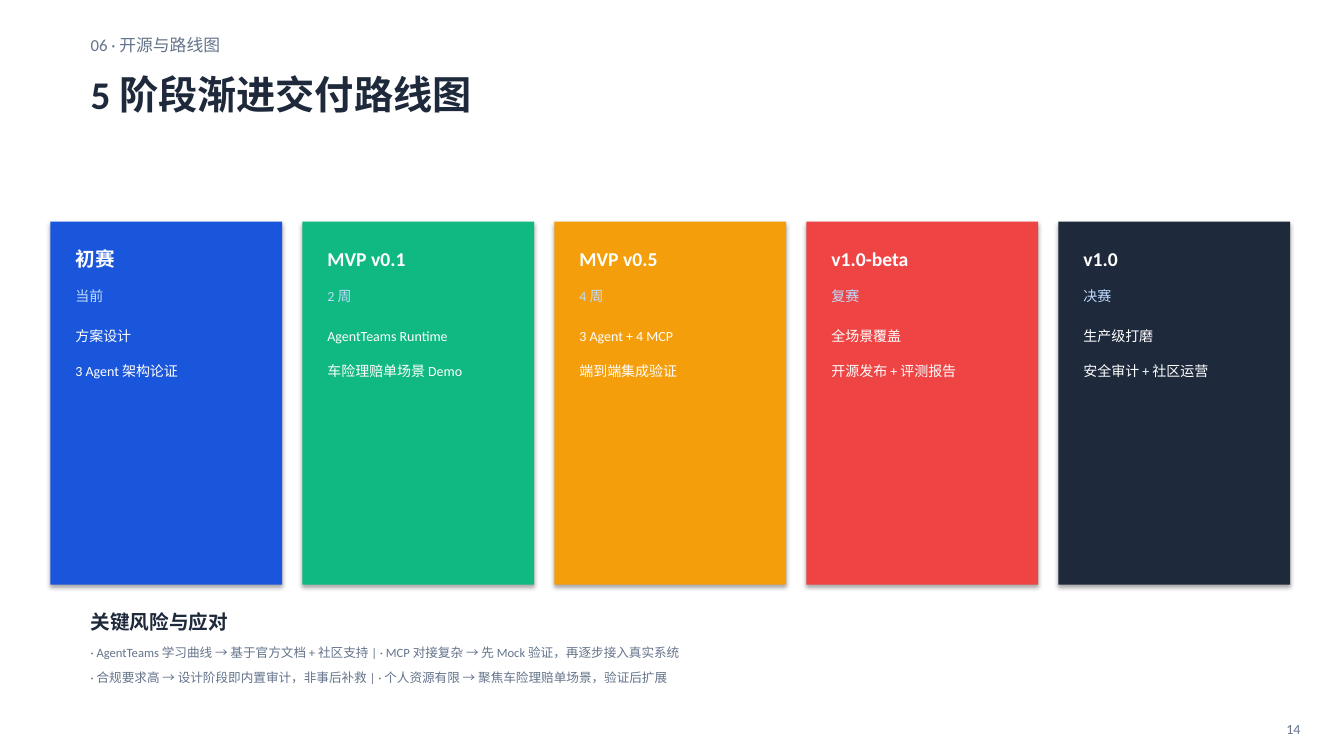
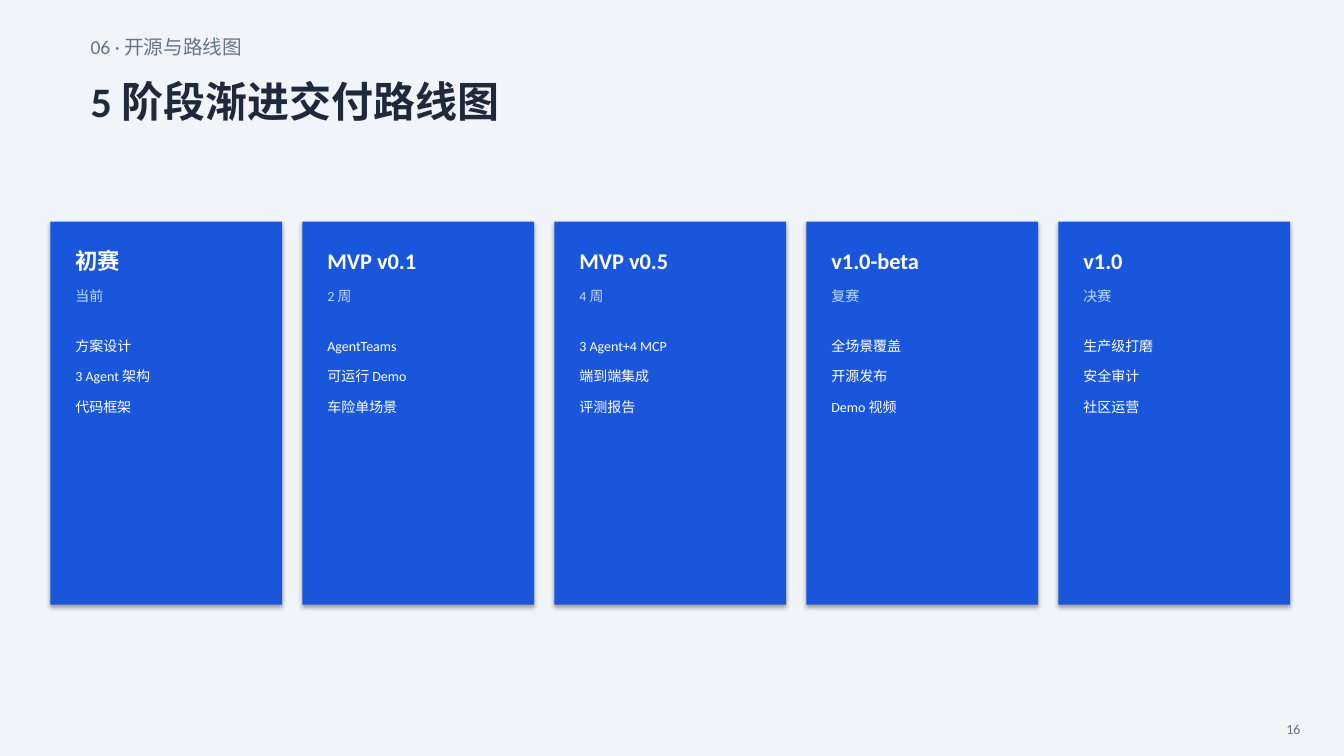
Before and after one commit to 1Adalt/finco-pilot, a slide deck: slide 16 of v2-3agent/FinCopilot初赛方案-3Agent.pptx (slide 14 before the commit). Drawn at 1344x756 pixels with LibreOffice and Linux fonts; fonts in the diff are those of the drawing. Boxes give left, top, right and bottom in pixels: in the first picture for what was removed or moved away, otherwise in the second. Text is boxed around its words. In the diff, an @@ line names an element or a change of style, - is before the commit and + after.

Commit message:
feat: 补强 PPT(19页) + README运行证据 — Skill失败处理/可观测/MCP契约/4项能力

```diff
--- a/v2-3agent/FinCopilot初赛方案-3Agent.pptx
+++ b/v2-3agent/FinCopilot初赛方案-3Agent.pptx
@@ background #FFFFFF to #F1F5F9 @@
@@ text "06 · 开源与路线图" at (91, 37, 242, 56): size 12 to 14 pt @@
@@ text "5 阶段渐进交付路线图" at (91, 81, 499, 121): size 28 to 30 pt @@
@@ rectangle: place and size @@
-rectangle at (50, 222, 282, 585)
+rectangle at (50, 222, 282, 605)
@@ rectangle: place and size @@
-rectangle at (302, 222, 534, 585)
+rectangle at (302, 222, 534, 605)
@@ rectangle at (302, 222, 534, 605): fill #10B981 to #1A56DB @@
@@ rectangle: place and size @@
-rectangle at (555, 222, 786, 585)
+rectangle at (555, 222, 786, 605)
@@ rectangle at (555, 222, 786, 605): fill #F59E0B to #1A56DB @@
@@ rectangle: place and size @@
-rectangle at (807, 222, 1038, 585)
+rectangle at (807, 222, 1038, 605)
@@ rectangle at (807, 222, 1038, 605): fill #EF4444 to #1A56DB @@
@@ rectangle: place and size @@
-rectangle at (1059, 222, 1291, 585)
+rectangle at (1059, 222, 1291, 605)
@@ rectangle at (1059, 222, 1291, 605): fill #1E293B to #1A56DB @@
@@ size 14 to 16 pt in 5 elements at (75, 250, 120, 271), (327, 254, 416, 269), (579, 254, 668, 269), (831, 253, 919, 269), (1083, 254, 1122, 269) @@
@@ text "方案设计": place and size @@
-text "方案设计" at (75, 329, 131, 342)
+text "方案设计" at (75, 339, 131, 352)
@@ text at (327, 342, 396, 354): text changed @@
-AgentTeams Runtime
+AgentTeams
@@ text at (579, 342, 667, 354): spaces changed @@
-3 Agent + 4 MCP
+3 Agent+4 MCP
@@ text "全场景覆盖": place and size @@
-text "全场景覆盖" at (831, 329, 901, 342)
+text "全场景覆盖" at (831, 339, 901, 352)
@@ text "生产级打磨": place and size @@
-text "生产级打磨" at (1083, 329, 1153, 342)
+text "生产级打磨" at (1083, 339, 1153, 352)
@@ text at (75, 369, 150, 384): text changed @@
-3 Agent 架构论证
+3 Agent 架构
@@ text added at (327, 369, 406, 382), 10 pt, text #FFFFFF @@
+可运行 Demo
@@ text at (579, 369, 649, 382): text changed @@
-端到端集成验证
+端到端集成
@@ text at (831, 369, 887, 382): text changed @@
-开源发布 + 评测报告
+开源发布
@@ text at (1083, 369, 1139, 382): text changed @@
-安全审计 + 社区运营
+安全审计
@@ text added at (75, 400, 131, 413), 10 pt, text #FFFFFF @@
+代码框架
@@ text at (327, 400, 397, 413): text changed @@
-车险理赔单场景 Demo
+车险单场景
@@ text added at (579, 400, 635, 414), 10 pt, text #FFFFFF @@
+评测报告
@@ text added at (831, 400, 897, 413), 10 pt, text #FFFFFF @@
+Demo 视频
@@ text added at (1083, 400, 1139, 413), 10 pt, text #FFFFFF @@
+社区运营
@@ text removed at (91, 612, 228, 631) @@
-关键风险与应对
@@ text removed at (97, 646, 679, 659) @@
-· AgentTeams 学习曲线 → 基于官方文档 + 社区支持 | · MCP 对接复杂 → 先 Mock 验证，再逐步接入真实系统
@@ text removed at (97, 671, 667, 683) @@
-· 合规要求高 → 设计阶段即内置审计，非事后补救 | · 个人资源有限 → 聚焦车险理赔单场景，验证后扩展
@@ text at (1286, 724, 1300, 734): text changed @@
-14
+16
```
Also in this commit, not shown: 13 other slides changed, 5 slides added, 3 slides removed, 2 other files.
